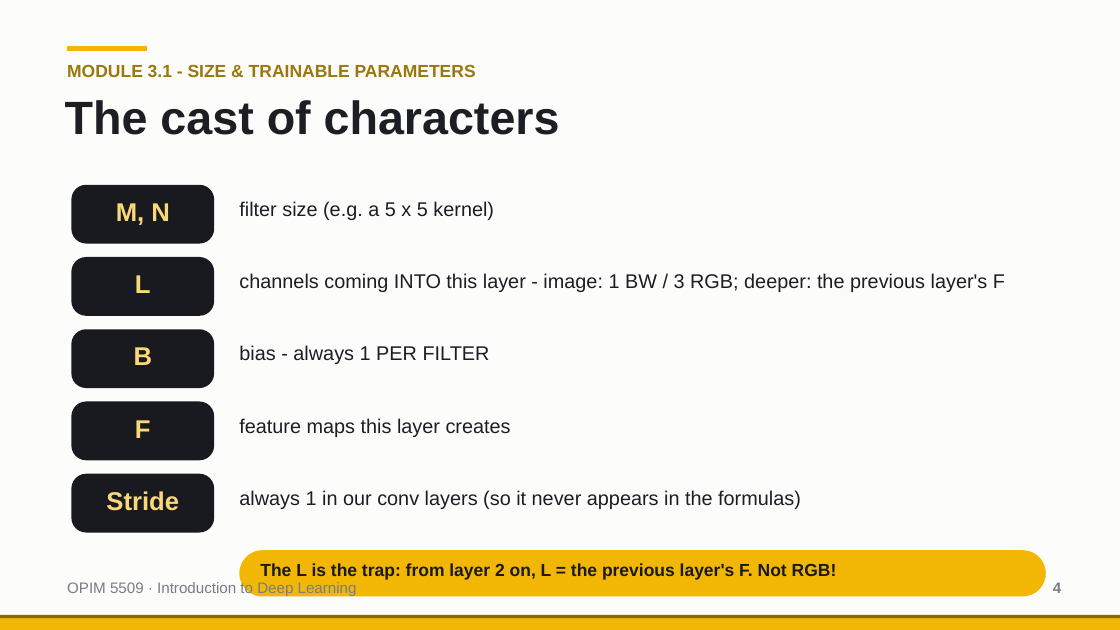
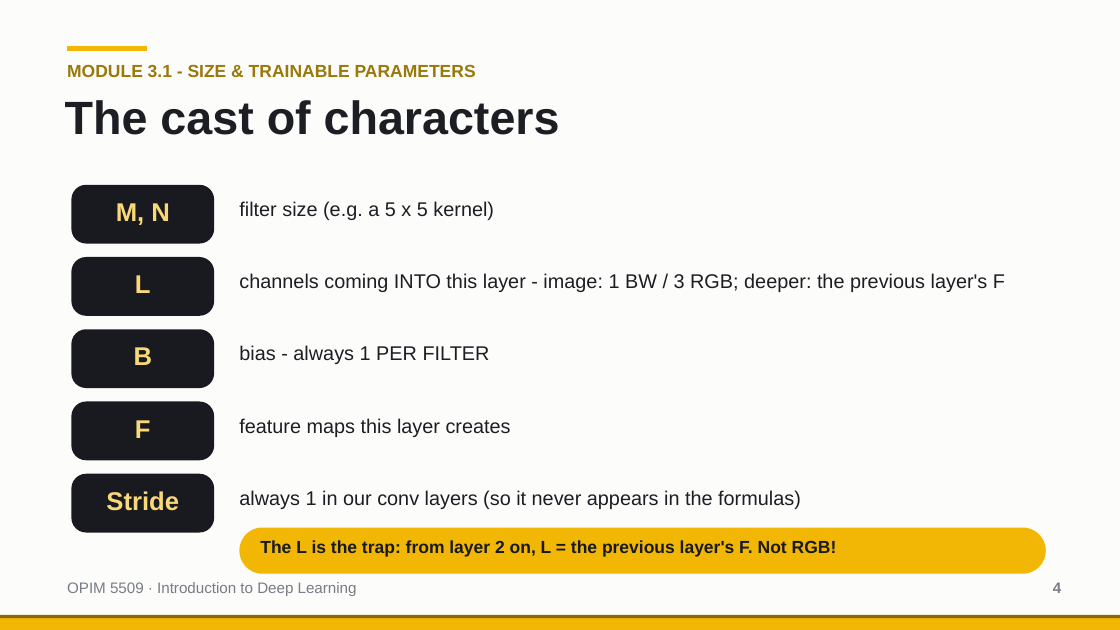
Before and after one commit to drdave-teaching/OPIM5509Files, a slide deck: slide 4 of OPIM5509_Module3_Files/slides/Math for a Simple ConvNet.pptx. Drawn at 1120x630 pixels with LibreOffice and Linux fonts; fonts in the diff are those of the drawing. Boxes give left, top, right and bottom in pixels: in the first picture for what was removed or moved away, otherwise in the second. Text is boxed around its words. In the diff, an @@ line names an element or a change of style, - is before the commit and + after.

```diff
--- a/OPIM5509_Module3_Files/slides/Math for a Simple ConvNet.pptx
+++ b/OPIM5509_Module3_Files/slides/Math for a Simple ConvNet.pptx
@@ rounded rectangle: place and size @@
-rounded rectangle at (239, 550, 1046, 597)
+rounded rectangle at (239, 528, 1046, 574)
@@ text "The L is the trap: ...": place and size @@
-text "The L is the trap: ..." at (260, 563, 837, 580)
+text "The L is the trap: ..." at (260, 540, 837, 557)
```
Also in this commit, not shown: 2 other slides changed, 1 other file.
